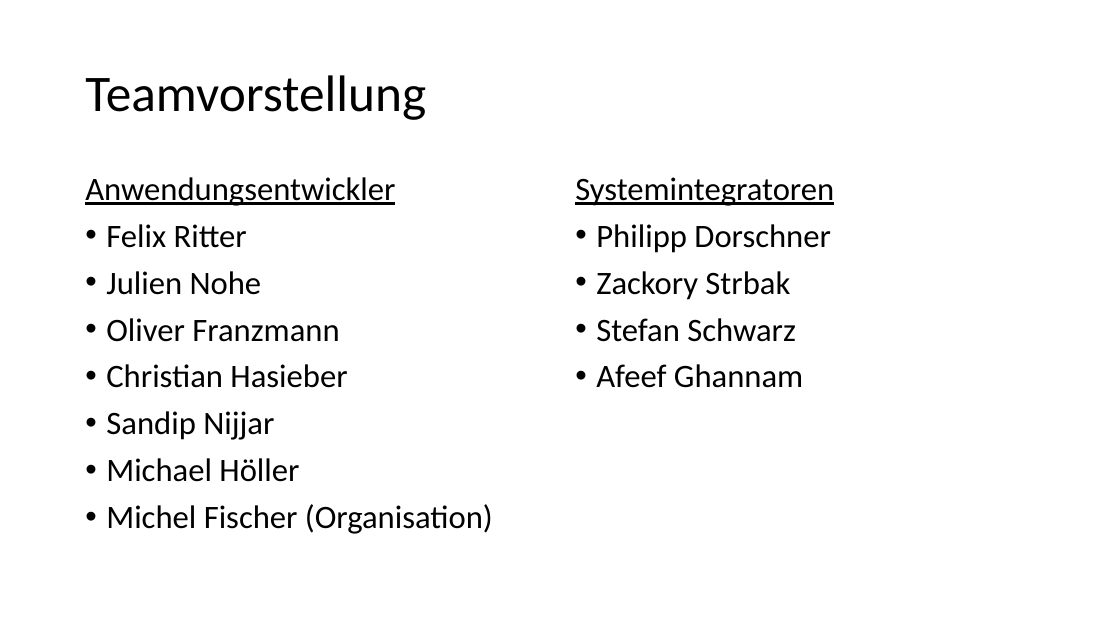
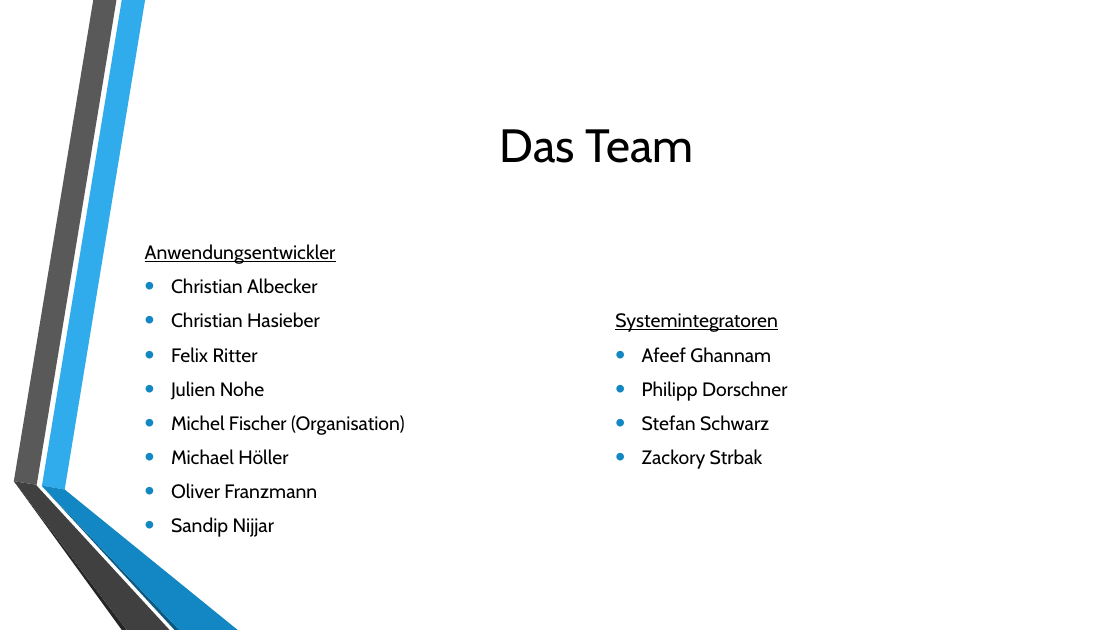
Before and after one commit to Schmeckelspeck/SchoolProject, a slide deck: slide 2 of presentation/Projektarbeit IF11H.pptx. Drawn at 1120x630 pixels with LibreOffice and Linux fonts; fonts in the diff are those of the drawing; background and template pictures are left out. Boxes give left, top, right and bottom in pixels: in the first picture for what was removed or moved away, otherwise in the second. Text is boxed around its words. In the diff, an @@ line names an element or a change of style, - is before the commit and + after.

Commit message:
updated presentation

```diff
--- a/presentation/Projektarbeit IF11H.pptx
+++ b/presentation/Projektarbeit IF11H.pptx
@@ title at (x1=500, y1=129, x2=693, y2=163): text changed; size 44 to 40 pt; font Calibri to Cabin @@
-Teamvorstellung
+Das Team
@@ text "Anwendungsentwickler" at (x1=145, y1=244, x2=405, y2=537): vertical alignment top to middle @@
@@ text "Anwendungsentwickler" moved from (x1=85, y1=177, x2=493, y2=534) to (x1=145, y1=244, x2=405, y2=537) @@
@@ text at (x1=145, y1=244, x2=336, y2=537): size 28 to 16.6 pt, font Calibri to Cabin in "Anwendungsentwickler", "Felix Ritter", "Julien Nohe", "Oliver Franzmann" and 1 more places; line spacing 0.9 to 1; indent changed @@
@@ text "Systemintegratoren" moved from (x1=575, y1=177, x2=834, y2=388) to (x1=615, y1=313, x2=787, y2=469) @@
@@ text "Systemintegratoren" at (x1=615, y1=313, x2=787, y2=469): vertical alignment top to middle @@
@@ text at (x1=171, y1=278, x2=320, y2=328): paragraphs added @@
+• Christian Albecker
+• Christian Hasieber
@@ text at (x1=596, y1=318, x2=803, y2=388): paragraphs removed @@
-• Stefan Schwarz
-• Afeef Ghannam
@@ text at (x1=615, y1=313, x2=787, y2=469): size 28 to 16.6 pt, font Calibri to Cabin in "Systemintegratoren", "Philipp Dorschner", "Zackory Strbak"; line spacing 0.9 to 1; indent changed @@
@@ text at (x1=642, y1=347, x2=771, y2=363): paragraph added @@
+• Afeef Ghannam
@@ text at (x1=106, y1=364, x2=347, y2=388): paragraph removed @@
-• Christian Hasieber
@@ text at (x1=171, y1=415, x2=405, y2=465): paragraphs added @@
+• Michel Fischer (Organisation)
+• Michael Höller
@@ text at (x1=642, y1=415, x2=769, y2=431): paragraph added @@
+• Stefan Schwarz
@@ text at (x1=106, y1=458, x2=493, y2=534): paragraphs removed @@
-• Michael Höller
-• Michel Fischer (Organisation)
@@ group added at (x1=13, y1=0, x2=238, y2=630): 6 freeform shapes @@
```
Also in this commit, not shown: 1 other slide changed, 4 slides added, 1 slide removed, 1 other file.
